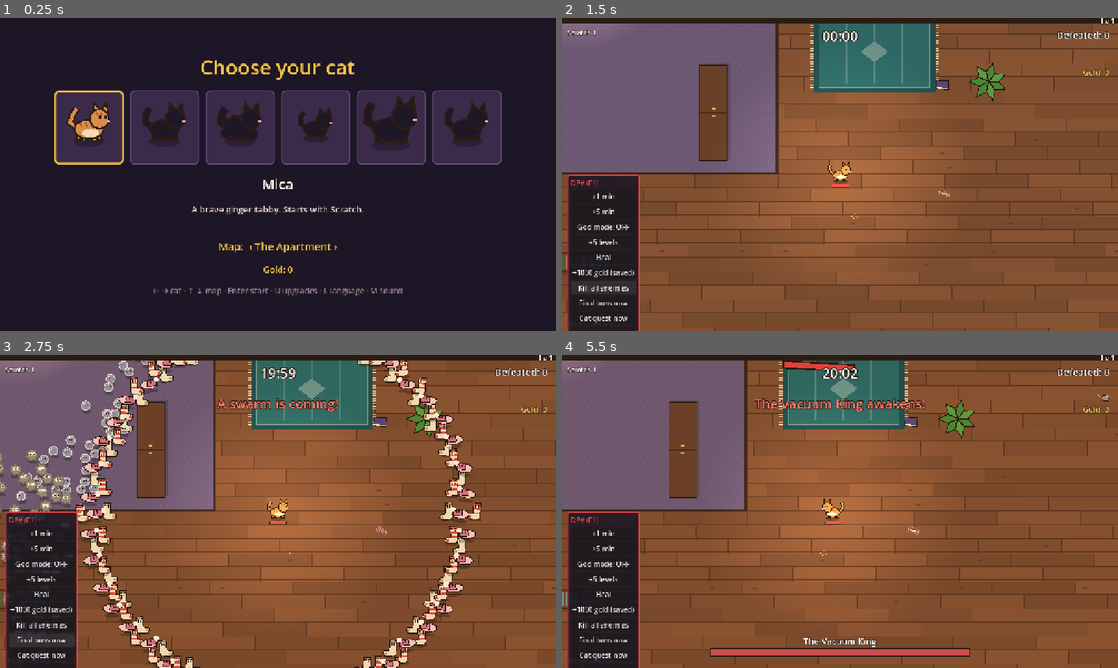
Above: before the commit, frames 1-4 (two rows, left to right).
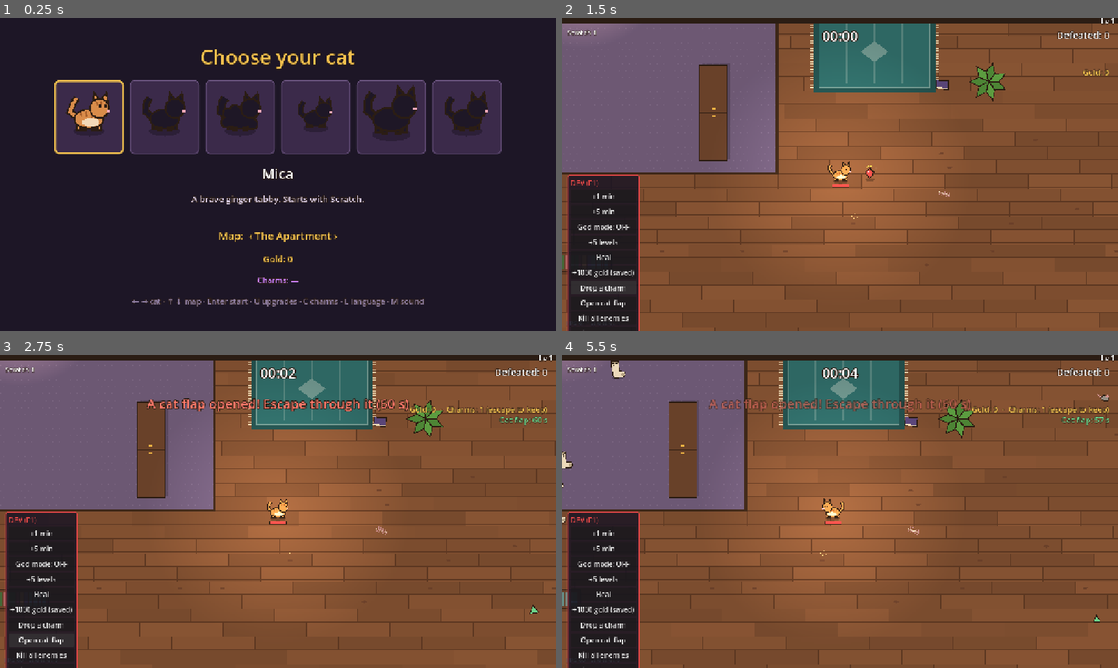
Above: after the commit, the same moments.

Repository: johnniccon01/cat-survivors
Game: Godot game, scene res://scenes/character_select.tscn
The game is run twice, just before and just after one commit, with the same random seed, the same clock (stepped at 60 frames per second) and the same inputs.
Inputs (mouse positions are in pixels of both pictures, inside the frame that each line leads up to):
- Up to frame 1 (0.25 s): no input
- Up to frame 2 (1.5 s): tap Enter (ui_accept) at 0.5 s; move the mouse to (962, 158) at 0.52 s; hold D (move_right) 0.53-1.25 s; hold L (language) 0.53-1.25 s; click (962, 158) at 0.67 s; tap U (shop) at 0.77, 1.07 s; tap R (reroll) at 0.8 s; click (600, 287) at 1.25 s, where only the run after the commit has a clickable "Drop a charm"
- Up to frame 3 (2.75 s): click (38, 639) at 2 s, where only the run after the commit has a clickable "Open cat flap"
- Up to frame 4 (5.5 s): drag from (728, 527) to (812, 574) at 2.77 s; move the mouse to (895, 442) at 3.52 s; hold D (move_right) 3.53-4.25 s; hold Enter (ui_accept) 3.53-4.25 s; click (895, 442) at 3.67 s; tap C (charms, bound only after the commit) at 3.8 s; drag from (812, 574) to (673, 464) at 4.27 s; move the mouse to (1006, 558) at 5.02 s; hold A (move_left) from 5.03 s (still down); hold U (shop) from 5.03 s (still down); click (1006, 558) at 5.17 s; tap L (language) at 5.3 s

The runs differ from the first frame. In frame 1, 11% of the frame differs, in the area x 9-91%, y 10-93%; in frame 2, 0.4%; in frame 3, 12%, in the area x 0-99%, y 1-100%; in frame 4, 3.9%.

Commit message:
Collar charms: loot you only keep by escaping or winning
- 13 charms (common/rare/epic) with stat bonuses, dropped by elites (6%),
  bosses (35%) and completed quests (20%)
- Charms found in a run are lost on death and brought home by escaping or
  winning; duplicates pay 50 gold each
- Charm screen on the cat selection (C): wear up to 3, unknown ones show
  as ??? with a hint
- HUD shows charms carried; end screens list charms kept or lost
- Dev panel: drop a charm, open a cat flap; --drop-charm debug flag

Co-Authored-By: Claude Opus 5.5 <noreply@anthropic.com>

Diff:
--- /dev/null
+++ b/data/charms.json
@@ -0,0 +1,15 @@
+{
+  "FISH_BONE":    { "stat": "might",    "value": 0.10, "rarity": "common", "color": "#eae4d3" },
+  "MOUSE_TAIL":   { "stat": "speed",    "value": 0.08, "rarity": "common", "color": "#b0a8a8" },
+  "MILK_TOOTH":   { "stat": "max_hp",   "value": 20.0, "rarity": "common", "color": "#f8f4ea" },
+  "YARN_KNOT":    { "stat": "area",     "value": 0.10, "rarity": "common", "color": "#e0628f" },
+  "GOLD_WHISKER": { "stat": "greed",    "value": 0.15, "rarity": "common", "color": "#f2c14e" },
+  "SARDINE_TIN":  { "stat": "regen",    "value": 0.3,  "rarity": "common", "color": "#8fa9b8" },
+  "MAGNET_PAW":   { "stat": "magnet",   "value": 30.0, "rarity": "common", "color": "#d94848" },
+  "LUCKY_BELL":   { "stat": "reroll",   "value": 1.0,  "rarity": "rare",   "color": "#f2d14e" },
+  "CATNIP_LEAF":  { "stat": "cooldown", "value": -0.06, "rarity": "rare",  "color": "#6cc46c" },
+  "STAR_COLLAR":  { "stat": "growth",   "value": 0.08, "rarity": "rare",   "color": "#8fd3ff" },
+  "IRON_TAG":     { "stat": "armor",    "value": 1.0,  "rarity": "rare",   "color": "#9aa0a6" },
+  "NINTH_LIFE":   { "stat": "revival",  "value": 1.0,  "rarity": "epic",   "color": "#c77dff" },
+  "TWIN_KITTEN":  { "stat": "amount",   "value": 1.0,  "rarity": "epic",   "color": "#ff9f43" }
+}
--- a/locale/translations.csv
+++ b/locale/translations.csv
@@ -127,7 +127,7 @@
 QUEST_FRIDGE_OPEN,Stay by the fridge to open it,Zostaň pri chladničke a otvor ju
 QUEST_FRIDGE_FIGHT,Defeat the leftovers: %d left,Poraz zvyšky: zostáva %d
 SELECT_TITLE,Choose your cat,Vyber si mačku
-SELECT_HINT,← → cat · ↑ ↓ map · Enter start · U upgrades · L language · M sound,← → mačka · ↑ ↓ mapa · Enter štart · U vylepšenia · L jazyk · M zvuk
+SELECT_HINT,← → cat · ↑ ↓ map · Enter start · U upgrades · C charms · L language · M sound,← → mačka · ↑ ↓ mapa · Enter štart · U vylepšenia · C prívesky · L jazyk · M zvuk
 SELECT_LOCKED,???,???
 GAME_OVER_MENU,Esc – change cat,Esc – zmeniť mačku
 QUEST_RESCUE_ESCORT,Walk %s to the safe cat bed,Odprevaď: %s do bezpečného pelechu
@@ -199,3 +199,42 @@
 SUMMARY_STREAK_LOST,Streak of %d lost!,Séria %d je preč!
 SUMMARY_TOTAL,Total gold: %d,Spolu zlata: %d
 SELECT_STREAK,Streak %d (best %d) +%d %% gold,Séria %d (rekord %d) +%d %% zlata
+HUD_CHARMS,Charms: %d (escape to keep),Prívesky: %d (uteč a ponecháš si ich)
+CHARM_FOUND,Charm found: %s! Escape or win to keep it,Nájdený prívesok: %s! Uteč alebo vyhraj a ponecháš si ho
+SUMMARY_CHARMS_LOST,Charms lost: %s,Stratené prívesky: %s
+SUMMARY_CHARMS_KEPT,Charms brought home: %s,Prívesky prinesené domov: %s
+SUMMARY_CHARMS_DUPES,+%d gold for charms you already had,"+%d zlata za prívesky, ktoré už máš"
+SELECT_CHARMS,Charms: %s,Prívesky: %s
+CHARMS_TITLE,Collar charms,Prívesky na obojok
+CHARMS_EQUIPPED,Worn: %d / %d,Nasadené: %d / %d
+CHARMS_HINT,Arrows choose · Enter wear / take off · C / Esc back,Šípky výber · Enter nasadiť / zložiť · C / Esc späť
+CHARMS_UNKNOWN,"Not found yet. Charms drop from elites, bosses and quests – escape or win to bring them home.","Ešte nenájdený. Prívesky padajú z elít, bossov a questov – uteč alebo vyhraj a prinesieš ich domov."
+RARITY_COMMON,Common,Bežný
+RARITY_RARE,Rare,Vzácny
+RARITY_EPIC,Epic,Epický
+CHARM_FISH_BONE_NAME,Fish Bone,Rybacia kosť
+CHARM_FISH_BONE_DESC,+10% damage,+10 % poškodenie
+CHARM_MOUSE_TAIL_NAME,Mouse Tail,Myší chvost
+CHARM_MOUSE_TAIL_DESC,+8% movement speed,+8 % rýchlosť pohybu
+CHARM_MILK_TOOTH_NAME,Milk Tooth,Mliečny zúbok
+CHARM_MILK_TOOTH_DESC,+20 max health,+20 maximálne zdravie
+CHARM_YARN_KNOT_NAME,Yarn Knot,Uzlík vlny
+CHARM_YARN_KNOT_DESC,+10% attack area,+10 % plocha útokov
+CHARM_GOLD_WHISKER_NAME,Golden Whisker,Zlatý fúz
+CHARM_GOLD_WHISKER_DESC,+15% gold,+15 % zlata
+CHARM_SARDINE_TIN_NAME,Sardine Tin,Plechovka sardiniek
+CHARM_SARDINE_TIN_DESC,Recover 0.3 HP per second,"Obnova 0,3 HP za sekundu"
+CHARM_MAGNET_PAW_NAME,Magnet Paw,Magnetická labka
+CHARM_MAGNET_PAW_DESC,Pick up kibble from further away,Granule priťahuješ z väčšej diaľky
+CHARM_LUCKY_BELL_NAME,Lucky Bell,Zvonček šťastia
+CHARM_LUCKY_BELL_DESC,+1 reroll on level-ups,+1 prehodenie ponuky v level-upe
+CHARM_CATNIP_LEAF_NAME,Catnip Leaf,Lístok šanty
+CHARM_CATNIP_LEAF_DESC,Weapons attack 6% faster,Zbrane útočia o 6 % rýchlejšie
+CHARM_STAR_COLLAR_NAME,Star Collar,Hviezdny obojok
+CHARM_STAR_COLLAR_DESC,+8% experience,+8 % skúseností
+CHARM_IRON_TAG_NAME,Iron Tag,Železná známka
+CHARM_IRON_TAG_DESC,Every hit hurts 1 less,Každý zásah zraní o 1 menej
+CHARM_NINTH_LIFE_NAME,Ninth Life,Deviaty život
+CHARM_NINTH_LIFE_DESC,Come back once after dying,Po smrti sa raz vrátiš
+CHARM_TWIN_KITTEN_NAME,Twin Kitten,Mačacie dvojča
+CHARM_TWIN_KITTEN_DESC,+1 projectile for all weapons,+1 projektil pre všetky zbrane
--- a/scripts/autoload/game_data.gd
+++ b/scripts/autoload/game_data.gd
@@ -11,6 +11,7 @@
 var cats: Dictionary = {}
 var quests: Dictionary = {}
 var powerups: Dictionary = {}
+var charms: Dictionary = {}
 ## Weighted drop table for broken props: [{kind, weight, value}]
 var loot: Array = []
 
@@ -21,6 +22,7 @@
 	cats = _load_json("res://data/cats.json")
 	quests = _load_json("res://data/quests.json")
 	powerups = _load_json("res://data/powerups.json")
+	charms = _load_json("res://data/charms.json")
 	var props_file := _load_json("res://data/props.json")
 	props = props_file.get("props", {})
 	loot = props_file.get("loot", [])
@@ -48,6 +50,7 @@
 	_add_keys("mute", [KEY_M])
 	_add_keys("shop", [KEY_U])
 	_add_keys("reroll", [KEY_R])
+	_add_keys("charms", [KEY_C])
 	_add_axis("move_left", JOY_AXIS_LEFT_X, -1.0)
 	_add_axis("move_right", JOY_AXIS_LEFT_X, 1.0)
 	_add_axis("move_up", JOY_AXIS_LEFT_Y, -1.0)
--- a/scripts/autoload/profile.gd
+++ b/scripts/autoload/profile.gd
@@ -13,6 +13,12 @@
 var gold := 0
 ## Successful escapes/wins in a row (a death resets it) and the record.
 var streak := 0
+## Charms found and brought home, and the ones worn on the collar.
+const CHARM_SLOTS := 3
+## Gold given instead when you bring home a charm you already own.
+const DUPLICATE_CHARM_GOLD := 50
+var charms: Array[String] = []
+var equipped_charms: Array[String] = []
 var best_streak := 0
 ## Gold spent on power-ups (refunded in full on request).
 var spent := 0
@@ -33,6 +39,10 @@
 			flags.append(flag)
 		gold = cfg.get_value("shop", "gold", 0)
 		streak = cfg.get_value("streak", "current", 0)
+		for id: String in cfg.get_value("charms", "owned", []):
+			charms.append(id)
+		for id: String in cfg.get_value("charms", "equipped", []):
+			equipped_charms.append(id)
 		best_streak = cfg.get_value("streak", "best", 0)
 		spent = cfg.get_value("shop", "spent", 0)
 		powerups = cfg.get_value("shop", "powerups", {})
@@ -90,6 +100,48 @@
 	return true
 
 
+func has_charm(id: String) -> bool:
+	return id in charms
+
+
+## Brings charms home after an escape or a win. Returns the gold paid for
+## duplicates.
+func bank_charms(found: Array[String]) -> int:
+	var gold_back := 0
+	for id in found:
+		if id in charms:
+			gold_back += DUPLICATE_CHARM_GOLD
+		else:
+			charms.append(id)
+	gold += gold_back
+	save()
+	return gold_back
+
+
+## Wears or takes off a charm. Returns false when all slots are full.
+func toggle_charm(id: String) -> bool:
+	if not has_charm(id):
+		return false
+	if id in equipped_charms:
+		equipped_charms.erase(id)
+	elif equipped_charms.size() >= CHARM_SLOTS:
+		return false
+	else:
+		equipped_charms.append(id)
+	save()
+	return true
+
+
+## Sum of the worn charms per stat.
+func charm_bonus() -> Dictionary:
+	var bonus := {}
+	for id in equipped_charms:
+		var data: Dictionary = GameData.charms.get(id, {})
+		if not data.is_empty():
+			bonus[data["stat"]] = bonus.get(data["stat"], 0.0) + float(data["value"])
+	return bonus
+
+
 ## Gold bonus from the current streak: +10 % per step, up to +50 %.
 func streak_multiplier() -> float:
 	return 1.0 + 0.1 * mini(streak, 5)
@@ -184,6 +236,8 @@
 	cfg.set_value("story", "flags", flags)
 	cfg.set_value("shop", "gold", gold)
 	cfg.set_value("streak", "current", streak)
+	cfg.set_value("charms", "owned", charms)
+	cfg.set_value("charms", "equipped", equipped_charms)
 	cfg.set_value("streak", "best", best_streak)
 	cfg.set_value("shop", "spent", spent)
 	cfg.set_value("shop", "powerups", powerups)
--- a/scripts/main.gd
+++ b/scripts/main.gd
@@ -19,6 +19,7 @@
 ##   --cat=ID           play as cat ID (see data/cats.json)
 ##   --levels=N         start with N random level-up picks (to test late game)
 ##   --extract          open a cat flap right away
+##   --drop-charm       drop a random charm next to the cat at the start
 
 const HEART_DROP_CHANCE := 0.005
 const COIN_DROP_CHANCE := 0.015
@@ -27,6 +28,12 @@
 const DEATH_GOLD_KEPT := 0.5
 ## Cat flaps only open from this point of the run on.
 const EXTRACT_FROM := 180.0
+## Charm drop chances.
+const CHARM_CHANCE_ELITE := 0.06
+const CHARM_CHANCE_BOSS := 0.35
+const CHARM_CHANCE_QUEST := 0.2
+## Rarity weights when a charm drops.
+const CHARM_RARITY := [["common", 70.0], ["rare", 25.0], ["epic", 5.0]]
 const HEART_DROP_AMOUNT := 15.0
 ## Treasure size odds: [items, weight]
 const CHEST_ROLLS := [[1, 70.0], [3, 25.0], [5, 5.0]]
@@ -47,6 +54,8 @@
 var _xp_seen := 0.0
 var bosses_killed := 0
 var extraction: Extraction
+## Charms picked up this run: only kept by escaping or winning.
+var run_charms: Array[String] = []
 var chests_opened := 0
 
 var _args := OS.get_cmdline_user_args()
@@ -81,13 +90,17 @@
 	quests.finished_quest.connect(func(ok: bool) -> void:
 		quests_done += int(ok)
 		if ok:
+			_maybe_drop_charm(player.position + Vector2(16, 16), CHARM_CHANCE_QUEST)
 			_open_extraction())
 	var forced := _arg("--quest=", "")
 	if forced != "":
 		quests.force.call_deferred(forced)
 	enemies.enemy_killed.connect(_on_enemy_killed)
 	enemies.prop_broken.connect(_on_prop_broken)
-	enemies.elite_killed.connect(func(pos: Vector2) -> void: pickups.spawn_named("coin", pos + Vector2(8, 0), 10.0))
+	enemies.elite_killed.connect(func(pos: Vector2) -> void:
+		pickups.spawn_named("coin", pos + Vector2(8, 0), 10.0)
+		_maybe_drop_charm(pos + Vector2(-8, 0), CHARM_CHANCE_ELITE))
+	pickups.charm_collected.connect(_on_charm_collected)
 	pickups.gold_collected.connect(func(amount: float) -> void: run_gold += amount * player.stat("greed") * player.stat("curse"))
 	pickups.chest_collected.connect(_queue_modal.bind("chest"))
 	spawner.boss_spawned.connect(func(_id: String) -> void:
@@ -117,6 +130,8 @@
 		var dev := DevPanel.new()
 		dev.main = self
 		add_child(dev)
+	if "--drop-charm" in _args:
+		_maybe_drop_charm.call_deferred(player.position + Vector2(20, 0), 1.0)
 	if "--extract" in _args:
 		_open_extraction.call_deferred(true)
 	if "--test-evolution" in _args:
@@ -130,7 +145,7 @@
 
 func _process(_delta: float) -> void:
 	hud.update_stats(spawner.elapsed, kills, enemies.enemies.size())
-	hud.update_gold(floori(run_gold))
+	hud.update_gold(floori(run_gold), run_charms.size())
 	if _bot:
 		var minute := floori(spawner.elapsed / 60.0)
 		_xp_log[minute] = _xp_log.get(minute, 0.0) + pickups.total_xp - _xp_seen
@@ -149,7 +164,7 @@
 			enemies.enemies.size(), player.is_dead])
 		print("BOT: weapons=%s passives=%s props_broken=%d bosses_killed=%d chests=%d won=%s" % [
 			weapons, player.passives, props_broken, bosses_killed, chests_opened, _run_over and not player.is_dead])
-		print("BOT: gold=%d streak=%d extraction_open=%s" % [floori(run_gold), Profile.streak, extraction != null])
+		print("BOT: gold=%d streak=%d extraction_open=%s charms=%s owned=%s" % [floori(run_gold), Profile.streak, extraction != null, run_charms, Profile.charms])
 		var per_minute: Array[String] = []
 		for m: int in _xp_log:
 			per_minute.append("%d:%d" % [m, roundi(_xp_log[m])])
@@ -202,6 +217,7 @@
 		bosses_killed += 1
 		pickups.spawn_named("chest", pos, 0.0)
 		pickups.spawn_named("coin", pos + Vector2(14, 6), 25.0)
+		_maybe_drop_charm(pos + Vector2(-14, 6), CHARM_CHANCE_BOSS)
 		_open_extraction()
 	elif randf() < HEART_DROP_CHANCE:
 		pickups.spawn_named("heart", pos + Vector2(6, 0), HEART_DROP_AMOUNT)
@@ -312,6 +328,19 @@
 	_next_modal()
 
 
+func _maybe_drop_charm(pos: Vector2, chance: float) -> void:
+	if randf() >= chance:
+		return
+	var rarity: String = _weighted(CHARM_RARITY)
+	var pool: Array = GameData.charms.keys().filter(func(id: String) -> bool: return GameData.charms[id]["rarity"] == rarity)
+	pickups.spawn_charm(pos, pool.pick_random())
+
+
+func _on_charm_collected(charm_id: String) -> void:
+	run_charms.append(charm_id)
+	hud.show_banner(tr("CHARM_FOUND") % tr("CHARM_%s_NAME" % charm_id), 3.5)
+
+
 ## Opens a cat flap somewhere nearby, if none is open and it's not too
 ## early or too late in the run.
 func _open_extraction(force: bool = false) -> void:
@@ -348,6 +377,8 @@
 			lines.append(tr("SUMMARY_GOLD_DEATH") % [gold, floori(run_gold)])
 			if Profile.streak > 0:
 				lines.append(tr("SUMMARY_STREAK_LOST") % Profile.streak)
+			if not run_charms.is_empty():
+				lines.append(tr("SUMMARY_CHARMS_LOST") % _charm_names())
 			Profile.reset_streak()
 			Audio.play("gameover", -2.0, 0.0)
 			hud.show_game_over(spawner.elapsed, kills)
@@ -369,9 +400,18 @@
 				for id: String in GameData.stages:
 					if GameData.stages[id].get("requires", "") == spawner.stage_id:
 						hud.show_banner(tr("STAGE_UNLOCKED") % tr("STAGE_%s_NAME" % id), 6.0)
+	if kind != "death" and not run_charms.is_empty():
+		var refund := Profile.bank_charms(run_charms)
+		lines.append(tr("SUMMARY_CHARMS_KEPT") % _charm_names())
+		if refund > 0:
+			lines.append(tr("SUMMARY_CHARMS_DUPES") % refund)
 	Profile.add_gold(gold)
 	lines.append(tr("SUMMARY_TOTAL") % Profile.gold)
 	hud.show_summary(lines)
+
+
+func _charm_names() -> String:
+	return ", ".join(run_charms.map(func(id: String) -> String: return tr("CHARM_%s_NAME" % id)))
 
 
 func _on_player_died() -> void:
--- a/scripts/pickups/pickup.gd
+++ b/scripts/pickups/pickup.gd
@@ -3,7 +3,7 @@
 ## A collectible lying on the floor. Movement and collection are handled by
 ## Pickups.
 
-enum Kind { XP, HEART, SARDINE, MAGNET, CHEST, COIN }
+enum Kind { XP, HEART, SARDINE, MAGNET, CHEST, COIN, CHARM }
 
 const OUTLINE := Color("2b1d14")
 
@@ -11,6 +11,8 @@
 var value := 1.0
 var attracted := false
 var speed := 0.0
+## Which charm this is (Kind.CHARM only).
+var charm_id := ""
 
 var _bob := randf() * TAU
 
@@ -43,8 +45,23 @@
 			_draw_chest()
 		Kind.COIN:
 			_draw_coin()
+		Kind.CHARM:
+			_draw_charm()
 		_:
 			_draw_kibble()
+
+
+func _draw_charm() -> void:
+	_shadow_and_lift()
+	var c := Color(GameData.charms[charm_id]["color"])
+	var gem := PackedVector2Array([Vector2(0, -6), Vector2(5, -1), Vector2(0, 6), Vector2(-5, -1)])
+	draw_arc(Vector2(0, -6), 3.0, PI, TAU, 8, Color("f2c14e"), 1.0)
+	draw_colored_polygon(gem, c)
+	draw_polyline(Shapes.closed(gem), OUTLINE, 1.0)
+	draw_rect(Rect2(-2, -3, 1, 2), Color(1, 1, 1, 0.9))
+	var a := 0.5 + 0.5 * sin(_bob * 2.0)
+	draw_line(Vector2(7, -8), Vector2(7, -4), Color(1, 1, 0.8, a), 1.0)
+	draw_line(Vector2(5, -6), Vector2(9, -6), Color(1, 1, 0.8, a), 1.0)
 
 
 func _draw_coin() -> void:
--- a/scripts/pickups/pickups.gd
+++ b/scripts/pickups/pickups.gd
@@ -6,6 +6,7 @@
 
 signal chest_collected
 signal gold_collected(amount: float)
+signal charm_collected(charm_id: String)
 
 const MAX_XP := 300
 ## Chests are not pulled by the magnet; the cat has to walk over them.
@@ -43,6 +44,12 @@
 			_xp_count -= 1
 	_xp_count += 1
 	_spawn(Pickup.Kind.XP, pos, value)
+
+
+## Drops a specific charm.
+func spawn_charm(pos: Vector2, charm_id: String) -> void:
+	_spawn(Pickup.Kind.CHARM, pos, 0.0)
+	items[-1].charm_id = charm_id
 
 
 ## Spawns a pickup by its loot-table name: xp, heart, sardine or magnet.
@@ -121,4 +128,7 @@
 		Pickup.Kind.COIN:
 			Audio.play("xp", -10.0, 0.0)
 			gold_collected.emit(item.value)
+		Pickup.Kind.CHARM:
+			Audio.play("chest", -4.0, 0.0)
+			charm_collected.emit(item.charm_id)
 	item.queue_free()
--- a/scripts/player/player.gd
+++ b/scripts/player/player.gd
@@ -173,6 +173,9 @@
 		var shop := Profile.powerup_bonus()
 		for key: String in shop:
 			stats[key] += shop[key]
+		var worn := Profile.charm_bonus()
+		for key: String in worn:
+			stats[key] += worn[key]
 	for id: String in passives:
 		var levels: Array = GameData.passives[id]["levels"]
 		for i in passives[id]:
--- a/scripts/ui/character_select.gd
+++ b/scripts/ui/character_select.gd
@@ -19,12 +19,14 @@
 var _stage_ids: Array[String] = []
 var _stage_index := 0
 var _shop: ShopPanel
+var _charms: CharmPanel
+var _worn: Label
 var _gold: Label
 
 
 func _ready() -> void:
 	for arg: String in OS.get_cmdline_user_args():
-		if arg.begins_with("--") and arg != "--shop":
+		if arg.begins_with("--") and arg not in ["--shop", "--charms"]:
 			get_tree().change_scene_to_file.call_deferred(MAIN_SCENE)
 			return
 	for id: String in GameData.cats:
@@ -38,6 +40,8 @@
 	Audio.play_music("music_apartment")
 	if "--shop" in OS.get_cmdline_user_args():
 		_shop.open()
+	if "--charms" in OS.get_cmdline_user_args():
+		_charms.open()
 
 
 func _build() -> void:
@@ -88,6 +92,8 @@
 
 	_gold = _label(20, GOLD)
 	box.add_child(_gold)
+	_worn = _label(18, Color("c77dff"))
+	box.add_child(_worn)
 
 	var hint := _label(18, Color("8f7ea3"))
 	hint.text = "SELECT_HINT"
@@ -96,6 +102,9 @@
 	_shop = ShopPanel.new()
 	add_child(_shop)
 	_shop.closed.connect(_refresh)
+	_charms = CharmPanel.new()
+	add_child(_charms)
+	_charms.closed.connect(_refresh)
 
 
 func _refresh() -> void:
@@ -115,6 +124,8 @@
 	else:
 		_name.text = tr("SELECT_LOCKED")
 		_desc.text = tr("CAT_%s_HINT" % id)
+	var worn: Array = Profile.equipped_charms.map(func(c: String) -> String: return tr("CHARM_%s_NAME" % c))
+	_worn.text = tr("SELECT_CHARMS") % ("—" if worn.is_empty() else ", ".join(worn))
 	_gold.text = tr("SELECT_GOLD") % Profile.gold
 	if Profile.streak > 0 or Profile.best_streak > 0:
 		_gold.text += "   ·   " + tr("SELECT_STREAK") % [Profile.streak, Profile.best_streak, roundi((Profile.streak_multiplier() - 1.0) * 100.0)]
@@ -127,11 +138,14 @@
 
 
 func _unhandled_input(event: InputEvent) -> void:
-	if _shop.visible:
+	if _shop.visible or _charms.visible:
 		return
 	if event.is_action_pressed("shop"):
 		Audio.play("click", -6.0, 0.0)
 		_shop.open()
+	elif event.is_action_pressed("charms"):
+		Audio.play("click", -6.0, 0.0)
+		_charms.open()
 	elif event.is_action_pressed("move_left") or event.is_action_pressed("ui_left"):
 		_index = (_index - 1 + _ids.size()) % _ids.size()
 		Audio.play("click", -6.0, 0.0)
--- /dev/null
+++ b/scripts/ui/charm_panel.gd
@@ -0,0 +1,129 @@
+class_name CharmPanel
+extends ColorRect
+## Charm collection: pick up to Profile.CHARM_SLOTS charms to wear on the
+## collar for the next runs. Arrows choose, Enter equips/unequips, C / Esc
+## closes. Charms you haven't found yet show as "???".
+
+signal closed
+
+const GOLD := Color("f2c14e")
+const OUTLINE := Color("2b1d14")
+const RARITY_COLORS := {"common": Color("d9cce6"), "rare": Color("8fd3ff"), "epic": Color("c77dff")}
+
+var _ids: Array[String] = []
+var _index := 0
+var _rows: Array[PanelContainer] = []
+var _header: Label
+var _desc: Label
+
+
+func _ready() -> void:
+	color = Color(0.08, 0.05, 0.1, 0.98)
+	set_anchors_and_offsets_preset(Control.PRESET_FULL_RECT)
+	visible = false
+	for id: String in GameData.charms:
+		_ids.append(id)
+
+	var box := VBoxContainer.new()
+	box.set_anchors_and_offsets_preset(Control.PRESET_CENTER)
+	box.grow_horizontal = Control.GROW_DIRECTION_BOTH
+	box.grow_vertical = Control.GROW_DIRECTION_BOTH
+	box.add_theme_constant_override("separation", 6)
+	add_child(box)
+
+	var title := _label(38, GOLD)
+	title.text = "CHARMS_TITLE"
+	box.add_child(title)
+	_header = _label(20, GOLD)
+	box.add_child(_header)
+
+	var grid := GridContainer.new()
+	grid.columns = 2
+	grid.add_theme_constant_override("h_separation", 10)
+	grid.add_theme_constant_override("v_separation", 6)
+	box.add_child(grid)
+	for id in _ids:
+		var row := PanelContainer.new()
+		row.custom_minimum_size = Vector2(430, 34)
+		var label := _label(18, Color.WHITE)
+		label.horizontal_alignment = HORIZONTAL_ALIGNMENT_LEFT
+		row.add_child(label)
+		grid.add_child(row)
+		_rows.append(row)
+
+	_desc = _label(18, Color("d9cce6"))
+	_desc.custom_minimum_size = Vector2(860, 50)
+	_desc.autowrap_mode = TextServer.AUTOWRAP_WORD_SMART
+	box.add_child(_desc)
+	var hint := _label(16, Color("8f7ea3"))
+	hint.text = "CHARMS_HINT"
+	box.add_child(hint)
+
+
+func open() -> void:
+	visible = true
+	_refresh()
+
+
+func _refresh() -> void:
+	_header.text = tr("CHARMS_EQUIPPED") % [Profile.equipped_charms.size(), Profile.CHARM_SLOTS]
+	for i in _ids.size():
+		var id := _ids[i]
+		var owned := Profile.has_charm(id)
+		var worn := id in Profile.equipped_charms
+		var label := _rows[i].get_child(0) as Label
+		label.text = "  %s %s" % ["◆" if worn else "◇", tr("CHARM_%s_NAME" % id) if owned else "???"]
+		label.label_settings.font_color = RARITY_COLORS[GameData.charms[id]["rarity"]] if owned else Color("6a5a7a")
+		var sb := StyleBoxFlat.new()
+		sb.bg_color = Color("5b4470") if i == _index else Color("3b2a4a")
+		sb.border_color = GOLD if worn else (Color("8f7ea3") if i == _index else Color("3b2a4a"))
+		sb.set_border_width_all(2)
+		sb.set_corner_radius_all(6)
+		_rows[i].add_theme_stylebox_override("panel", sb)
+	var sel := _ids[_index]
+	_desc.text = CharmPanel.describe(sel) if Profile.has_charm(sel) else tr("CHARMS_UNKNOWN")
+
+
+## "Rare – +6 % faster attacks" style description of a charm.
+static func describe(id: String) -> String:
+	var data: Dictionary = GameData.charms[id]
+	return "%s – %s" % [TranslationServer.translate("RARITY_" + String(data["rarity"]).to_upper()), TranslationServer.translate("CHARM_%s_DESC" % id)]
+
+
+func _unhandled_input(event: InputEvent) -> void:
+	if not visible or not (event is InputEventKey or event is InputEventJoypadButton) or not event.is_pressed() or event.is_echo():
+		return
+	get_viewport().set_input_as_handled()
+	if event.is_action_pressed("move_up") or event.is_action_pressed("ui_up"):
+		_index = (_index - 2 + _ids.size()) % _ids.size()
+	elif event.is_action_pressed("move_down") or event.is_action_pressed("ui_down"):
+		_index = (_index + 2) % _ids.size()
+	elif event.is_action_pressed("move_left") or event.is_action_pressed("ui_left"):
+		_index = (_index - 1 + _ids.size()) % _ids.size()
+	elif event.is_action_pressed("move_right") or event.is_action_pressed("ui_right"):
+		_index = (_index + 1) % _ids.size()
+	elif event.is_action_pressed("restart") or event.is_action_pressed("ui_accept"):
+		if Profile.toggle_charm(_ids[_index]):
+			Audio.play("select", -6.0, 0.0)
+		else:
+			Audio.play("hurt", -10.0, 0.0)
+	elif event.is_action_pressed("charms") or event.is_action_pressed("pause"):
+		visible = false
+		closed.emit()
+		return
+	else:
+		return
+	Audio.play("click", -10.0, 0.0)
+	_refresh()
+
+
+func _label(size: int, font_color: Color) -> Label:
+	var label := Label.new()
+	var settings := LabelSettings.new()
+	settings.font_size = size
+	settings.font_color = font_color
+	settings.outline_size = 4
+	settings.outline_color = OUTLINE
+	label.label_settings = settings
+	label.horizontal_alignment = HORIZONTAL_ALIGNMENT_CENTER
+	return label
--- a/scripts/ui/dev_panel.gd
+++ b/scripts/ui/dev_panel.gd
@@ -34,6 +34,8 @@
 	_button(box, "+5 levels", _levels)
 	_button(box, "Heal", func() -> void: main.player.heal(9999.0))
 	_button(box, "+1000 gold (saved)", func() -> void: Profile.add_gold(1000))
+	_button(box, "Drop a charm", func() -> void: main._maybe_drop_charm(main.player.position + Vector2(30, 0), 1.0))
+	_button(box, "Open cat flap", func() -> void: main._open_extraction(true))
 	_button(box, "Kill all enemies", func() -> void: main.enemies.clear_all())
 	_button(box, "Final boss now", _final_boss)
 	_button(box, "Cat quest now", func() -> void: _quest("cat"))
--- a/scripts/ui/hud.gd
+++ b/scripts/ui/hud.gd
@@ -208,8 +208,10 @@
 	_inventory_label.text = "\n".join(lines)
 
 
-func update_gold(amount: int) -> void:
+func update_gold(amount: int, charms: int = 0) -> void:
 	_gold_label.text = tr("HUD_GOLD") % amount
+	if charms > 0:
+		_gold_label.text += "  ·  " + tr("HUD_CHARMS") % charms
 
 
 ## Gold and streak lines on whichever end screen is showing.
Binary file changed: locale/translations.en.translation
Binary file changed: locale/translations.sk.translation
Not shown, added: scripts/ui/charm_panel.gd.uid
Not shown, changed: README.md
